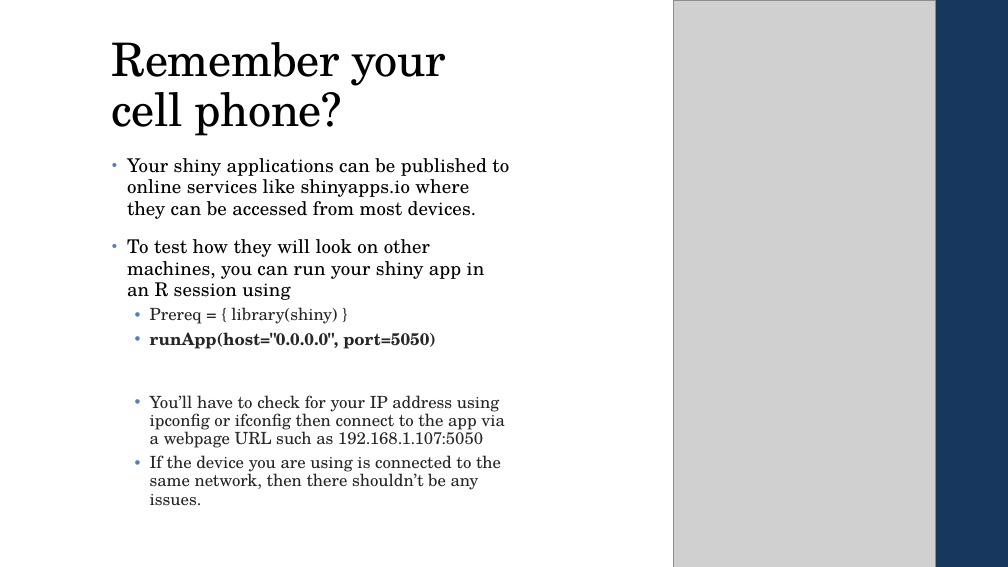
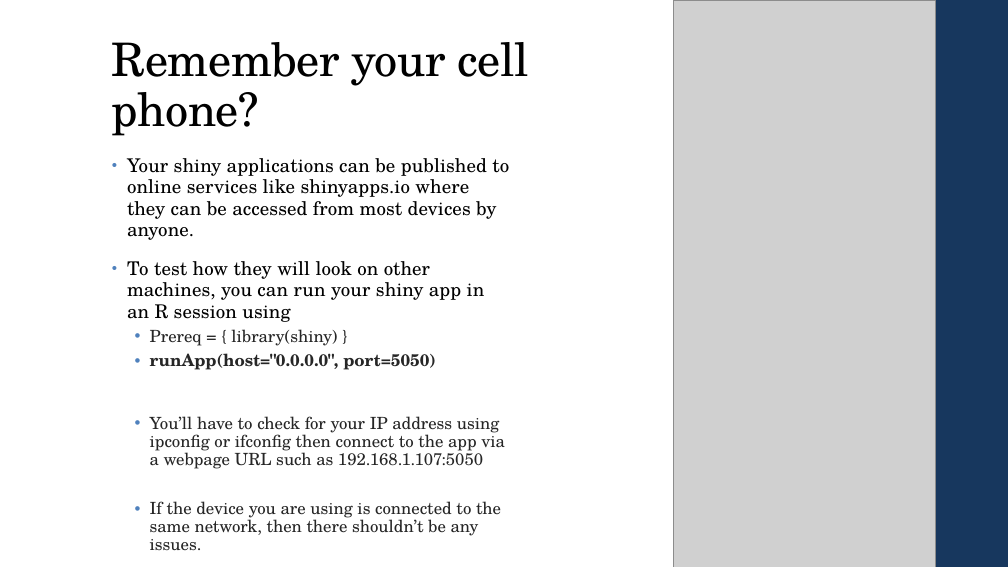
Before and after one commit to bmetenko/RShinyAppStore, a slide deck: slide 13 of Presentation/2019_08_15_RShinyPresentation.pptx (slide 11 before the commit). Drawn at 1008x567 pixels with LibreOffice and Linux fonts; fonts in the diff are those of the drawing; grey boxes stand for pictures. Boxes give left, top, right and bottom in pixels: in the first picture for what was removed or moved away, otherwise in the second. Text is boxed around its words. In the diff, an @@ line names an element or a change of style, - is before the commit and + after.

```diff
--- a/Presentation/2019_08_15_RShinyPresentation.pptx
+++ b/Presentation/2019_08_15_RShinyPresentation.pptx
@@ title "Remember your cell phone?" rewrapped from [112,42,446,136] to [112,42,528,136] @@
@@ text at [127,158,509,240]: text changed @@
-• Your shiny applications can be published to online services like shinyapps.io where they can be accessed from most devices.
+• Your shiny applications can be published to online services like shinyapps.io where they can be accessed from most devices by anyone.
```
Also in this commit, not shown: 9 other slides changed, 8 slides added, 1 slide removed.
